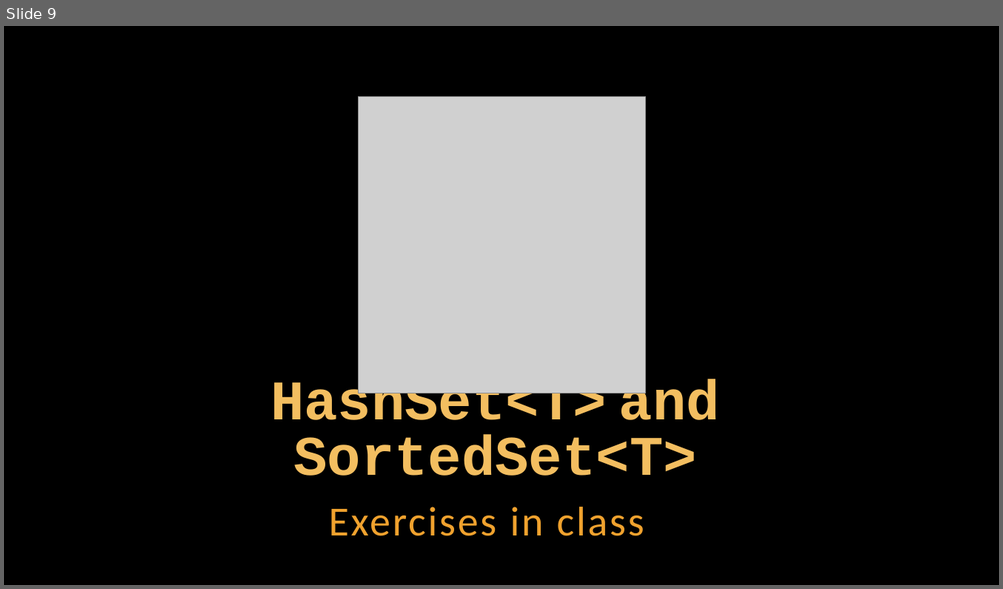
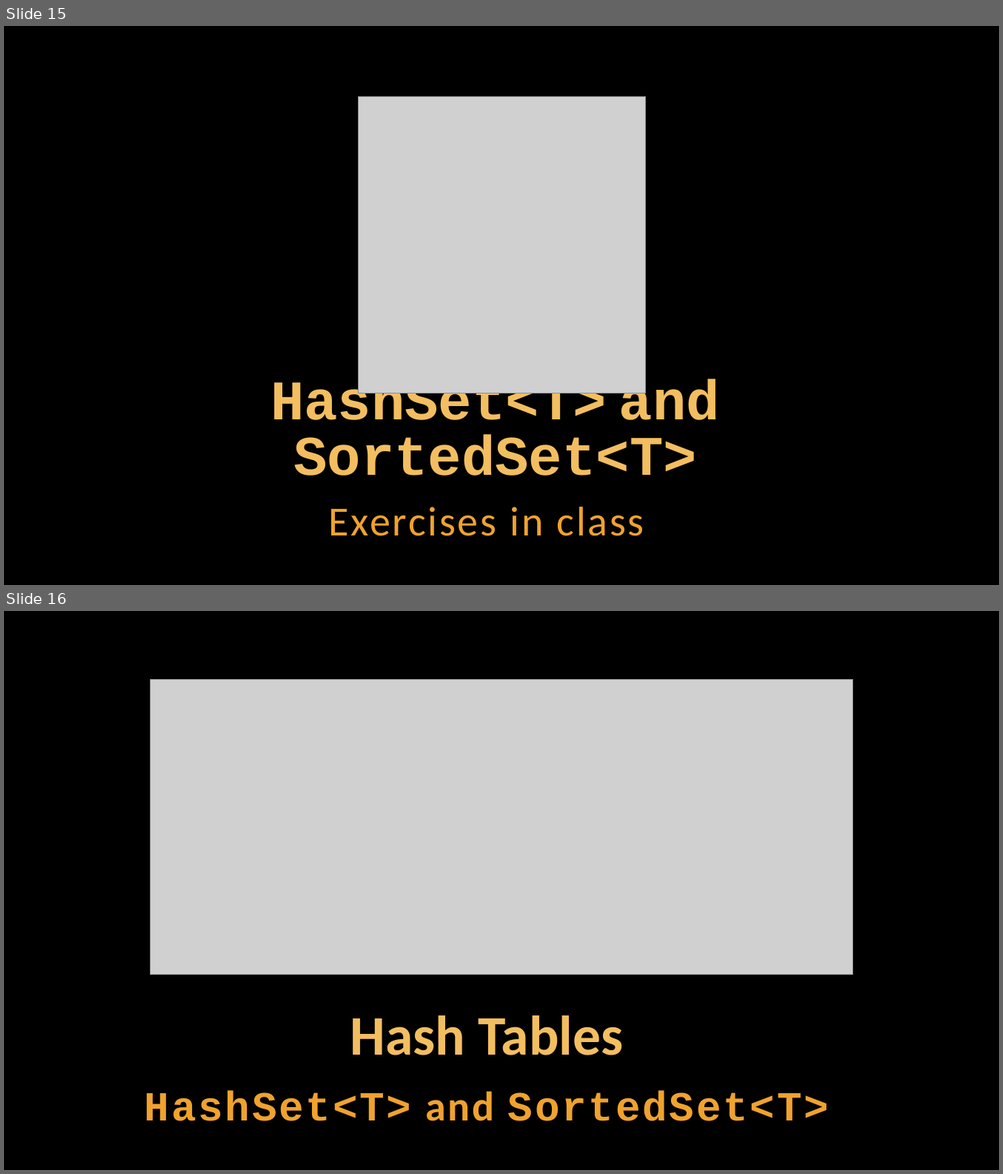
Before and after one commit to GoldenR1618/SoftUni-Exercises-and-Exams, a slide deck: 05.C#_Advanced/02.SETS_AND_DICTIONARIES/02. CSharp-Advanced-Sets-And-Dictionaries.pptx. Shown one above the other, each under a label of ours: slide 9 before the commit, slides 15 and 16 after it. The pictures are 1003x589 and 1003x1174 pixels, drawn with LibreOffice and Linux fonts; fonts in the diff are those of the drawing; grey boxes stand for pictures; background and template pictures are left out. Boxes give left, top, right and bottom in pixels: in the first picture for what was removed or moved away, otherwise in the second. Text is boxed around its words. In the diff, an @@ line names an element or a change of style, - is before the commit and + after.

```diff
--- a/05.C#_Advanced/02.SETS_AND_DICTIONARIES/02. CSharp-Advanced-Sets-And-Dictionaries.pptx
+++ b/05.C#_Advanced/02.SETS_AND_DICTIONARIES/02. CSharp-Advanced-Sets-And-Dictionaries.pptx
@@ slide 16 added at <box>4,611,999,1170</box>, background picture (left out) @@
@@ picture added at <box>151,680,852,975</box> @@
@@ title added at <box>350,1016,623,1056</box>, 54 pt, text #F3BE60, bold @@
+Hash Tables
@@ text added at <box>145,1091,828,1122</box>, 40 pt, text #F0A22E, bold @@
+HashSet<T> and SortedSet<T>
@@ what was slide 9 is now slide 15 @@
```
Also in this commit, not shown: 6 slides changed, 19 other slides added, 1 other file.
